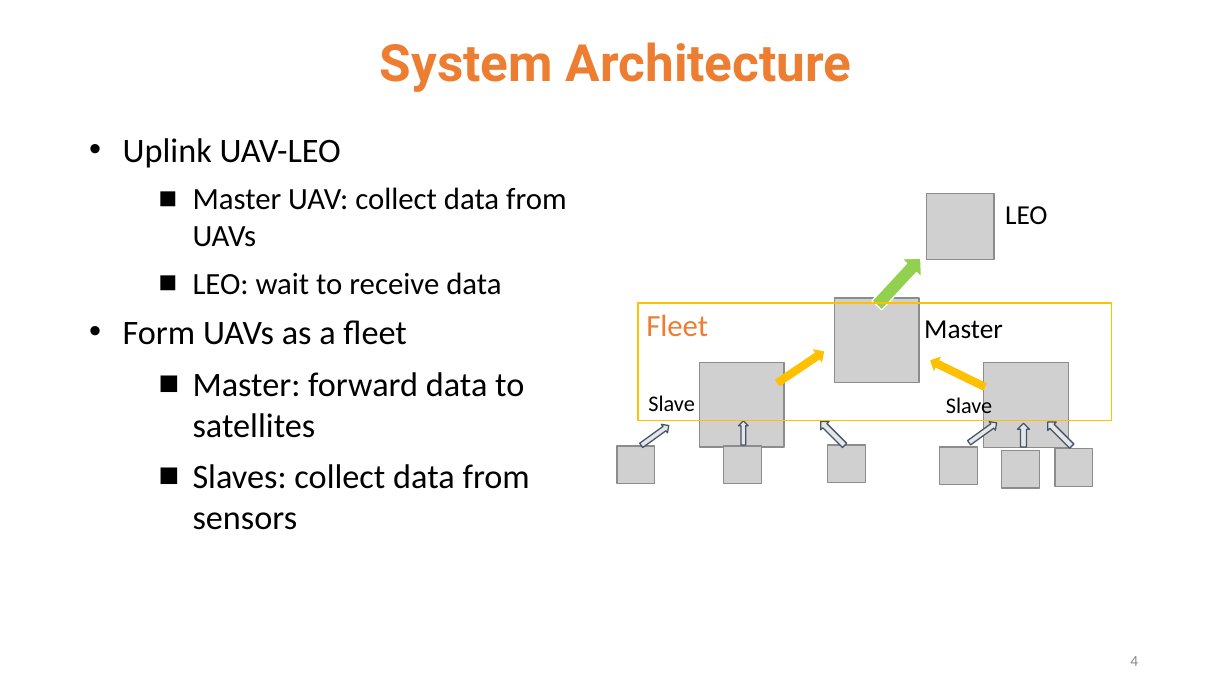
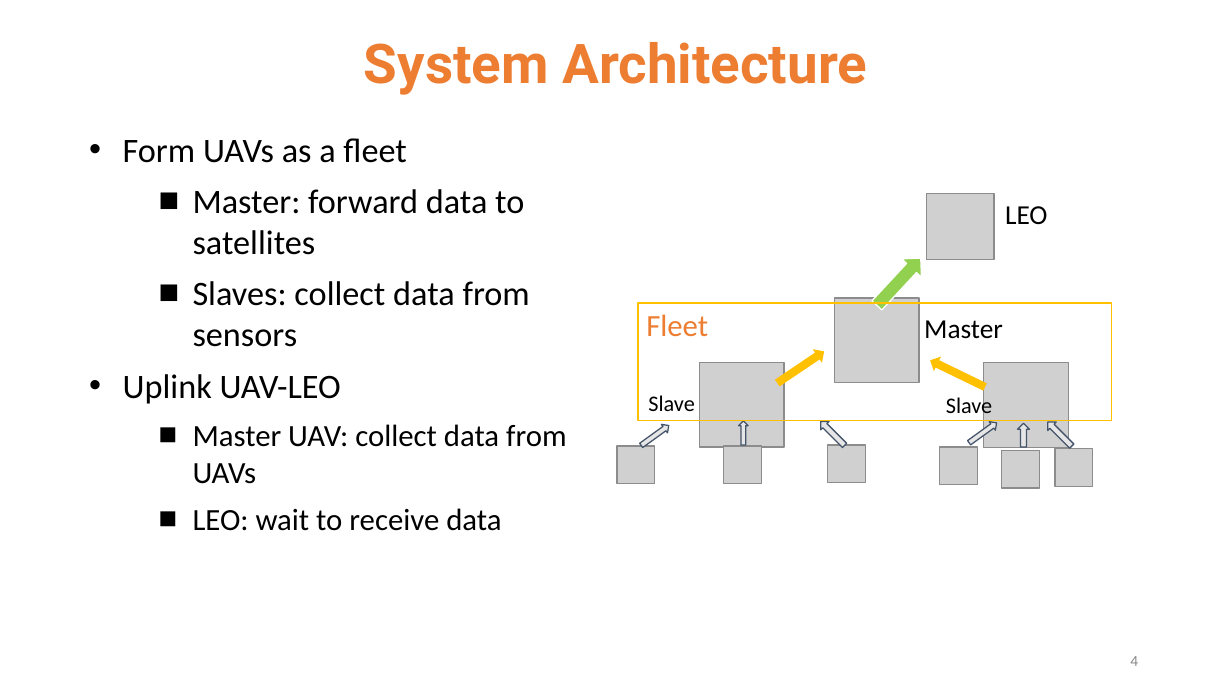
Before and after one commit to 112550039/CS_Project_ns3, a slide deck: slide 4 of docs/專題期末報告.pptx. Drawn at 1232x693 pixels with LibreOffice and Linux fonts; fonts in the diff are those of the drawing; grey boxes stand for pictures. Boxes give left, top, right and bottom in pixels: in the first picture for what was removed or moved away, otherwise in the second. Text is boxed around its words. In the diff, an @@ line names an element or a change of style, - is before the commit and + after.

```diff
--- a/docs/專題期末報告.pptx
+++ b/docs/專題期末報告.pptx
@@ title "System Architecture" at bbox=[364, 42, 867, 95]: size 30 to 32 pt @@
@@ text at bbox=[123, 138, 530, 347]: paragraphs added @@
+• Form UAVs as a fleet
+  ■ Master: forward data to satellites
+  ■ Slaves: collect data from sensors
@@ text at bbox=[123, 320, 530, 530]: paragraphs removed @@
-• Form UAVs as a fleet
-  ■ Master: forward data to satellites
-  ■ Slaves: collect data from sensors
```
Also in this commit, not shown: 7 other slides changed, 1 slide added, 1 slide removed.
